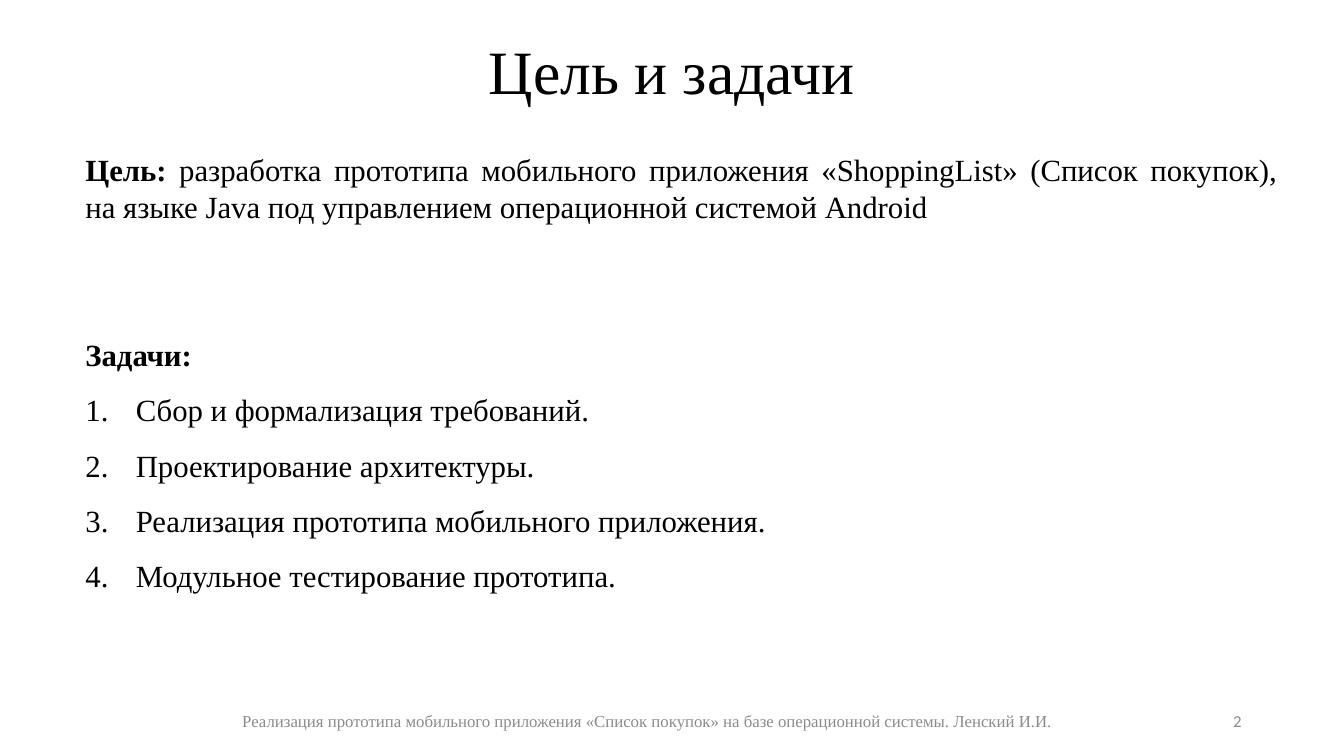
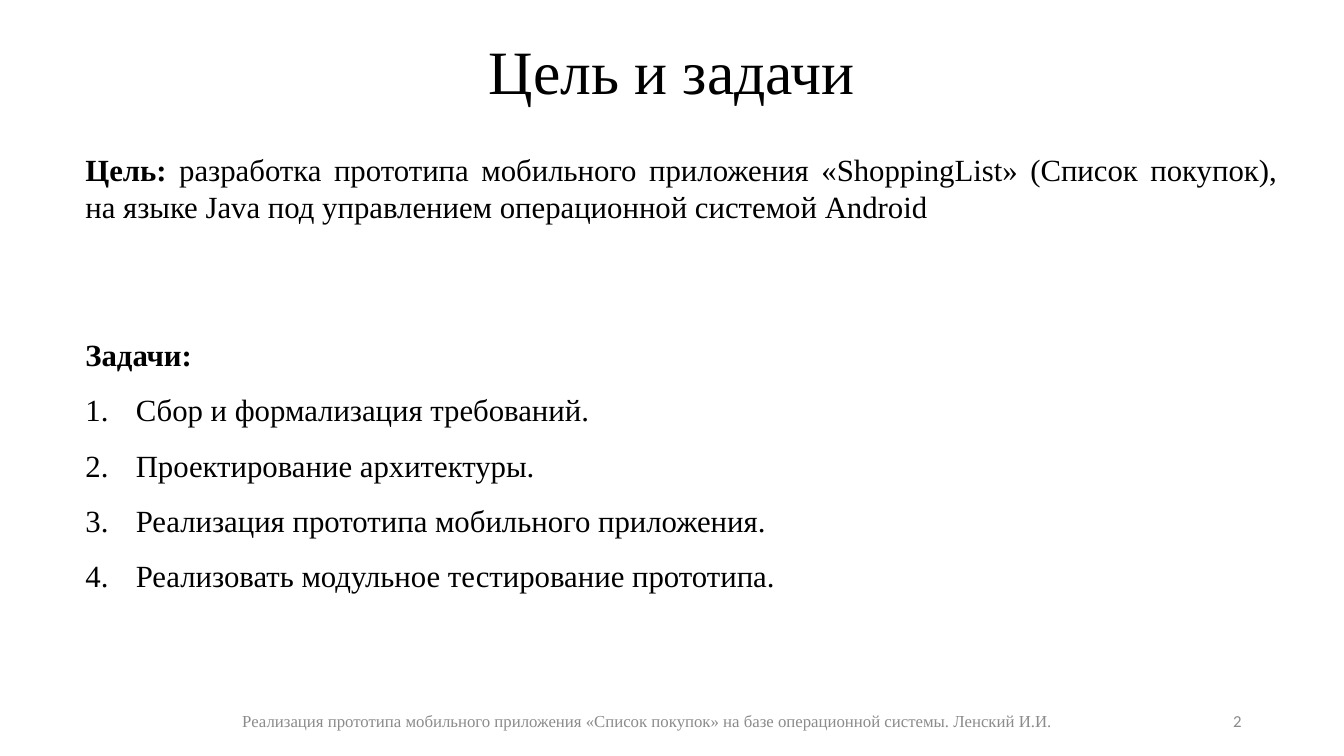
Before and after one commit to IliaLenskii/graduate-work, a slide deck: slide 2 of 3/java-2021-1-Lenskii.pptx. Drawn at 1344x756 pixels with LibreOffice and Linux fonts; fonts in the diff are those of the drawing. Boxes give left, top, right and bottom in pixels: in the first picture for what was removed or moved away, otherwise in the second. Text is boxed around its words. In the diff, an @@ line names an element or a change of style, - is before the commit and + after.

```diff
--- a/3/java-2021-1-Lenskii.pptx
+++ b/3/java-2021-1-Lenskii.pptx
@@ text at bbox=[136, 567, 774, 593]: text changed @@
-4. Модульное тестирование прототипа.
+4. Реализовать модульное тестирование прототипа.
```
Also in this commit, not shown: 1 other slide changed.
